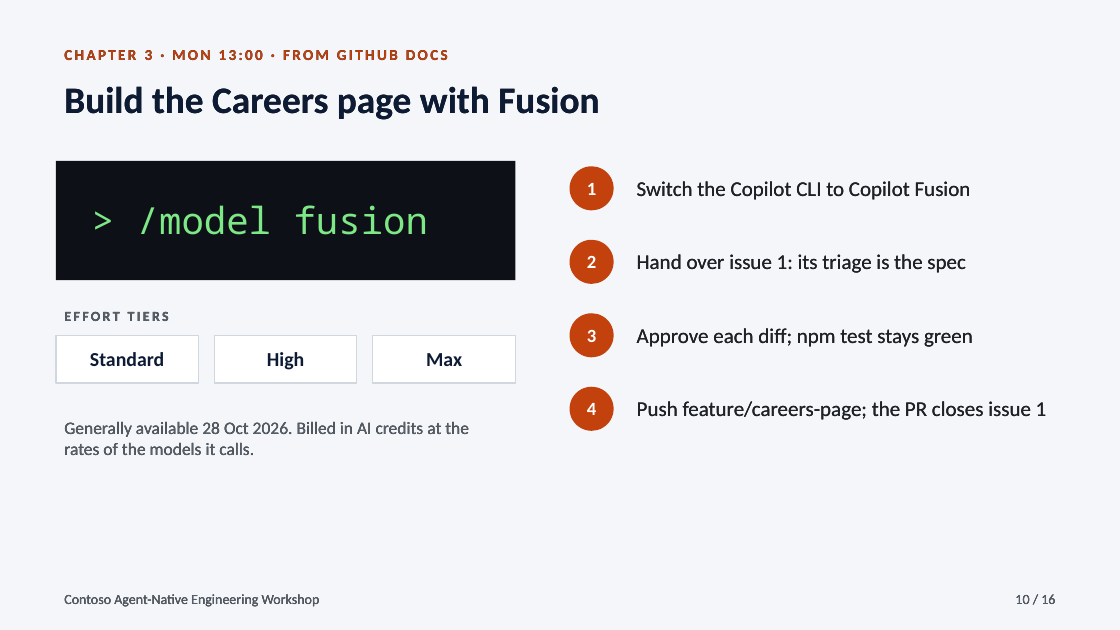
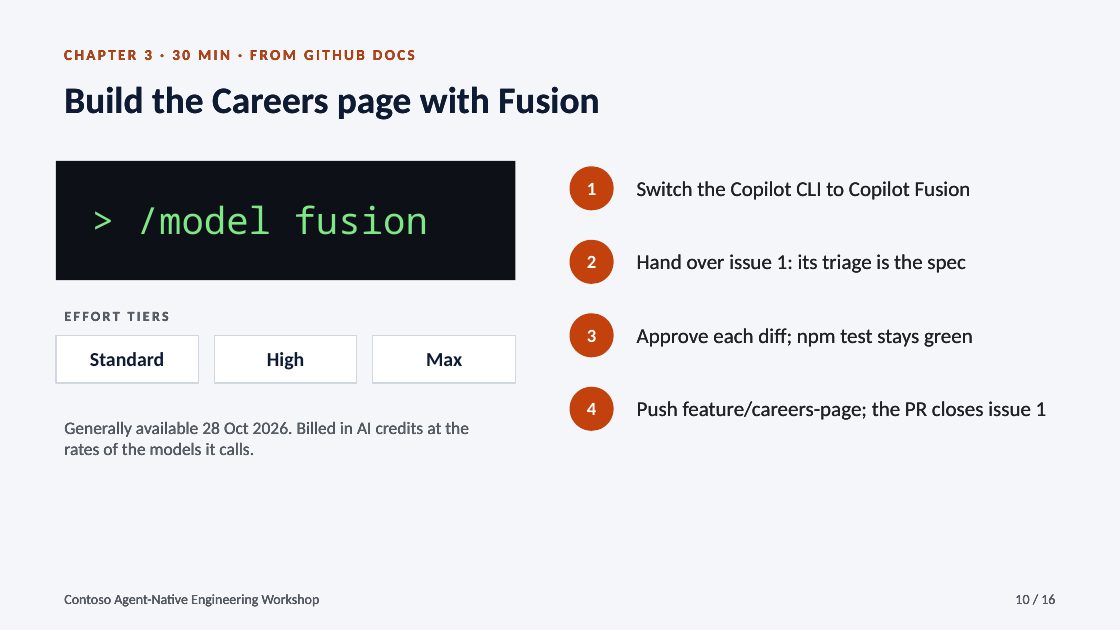
Before and after one commit to ibranibeny/gh-agentic-engineering-workshop, a slide deck: slide 10 of downloads/contoso-agent-native-engineering-workshop.pptx. Drawn at 1120x630 pixels with LibreOffice and Linux fonts; fonts in the diff are those of the drawing. Boxes give left, top, right and bottom in pixels: in the first picture for what was removed or moved away, otherwise in the second. Text is boxed around its words. In the diff, an @@ line names an element or a change of style, - is before the commit and + after.

Commit message:
Tell the story as one workshop, without a day schedule (2/3)
Removes the Monday/Tuesday timeline, clock times and 'two story days' from the guide, slide view and PowerPoint deck. Chapters now show their duration; story scenes are labelled by place or moment.

```diff
--- a/downloads/contoso-agent-native-engineering-workshop.pptx
+++ b/downloads/contoso-agent-native-engineering-workshop.pptx
@@ text at [64,50,415,60]: text changed @@
-CHAPTER 3 · MON 13:00 · FROM GITHUB DOCS
+CHAPTER 3 · 30 MIN · FROM GITHUB DOCS
```
Also in this commit, not shown: 11 other slides changed.
